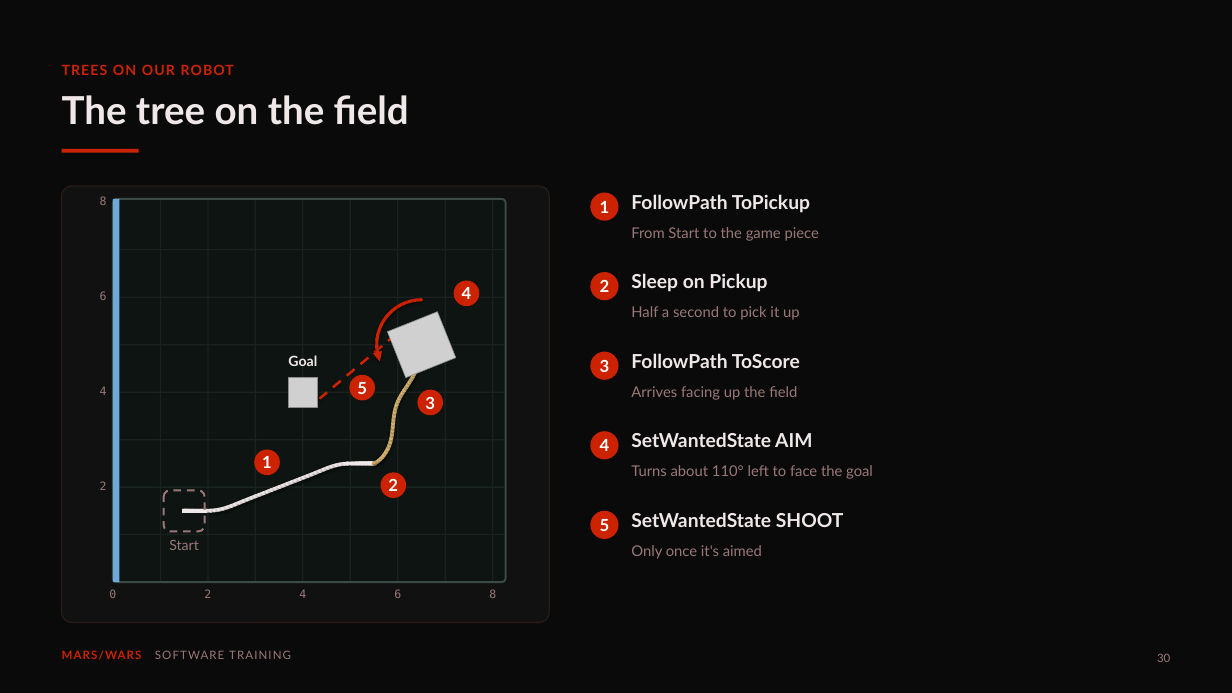
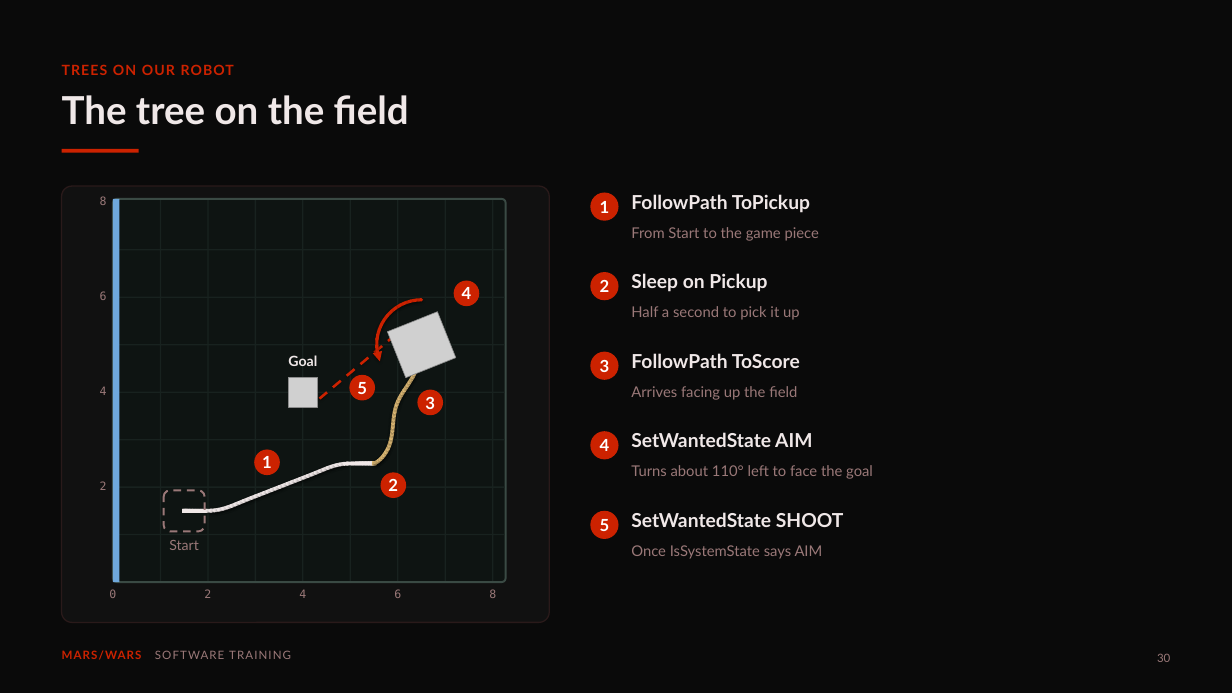
Before and after one commit to FRC-Team-4143/scriptum-lessons, a slide deck: slide 30 of deck9-autonomous.pptx. Drawn at 1232x693 pixels with LibreOffice and Linux fonts; fonts in the diff are those of the drawing; grey boxes stand for pictures. Boxes give left, top, right and bottom in pixels: in the first picture for what was removed or moved away, otherwise in the second. Text is boxed around its words. In the diff, an @@ line names an element or a change of style, - is before the commit and + after.

```diff
--- a/deck9-autonomous.pptx
+++ b/deck9-autonomous.pptx
@@ text at [631, 545, 823, 559]: text changed @@
-Only once it's aimed
+Once IsSystemState says AIM
```
Also in this commit, not shown: 5 other slides changed, 1 slide added, 1 slide removed, 1 other file.
